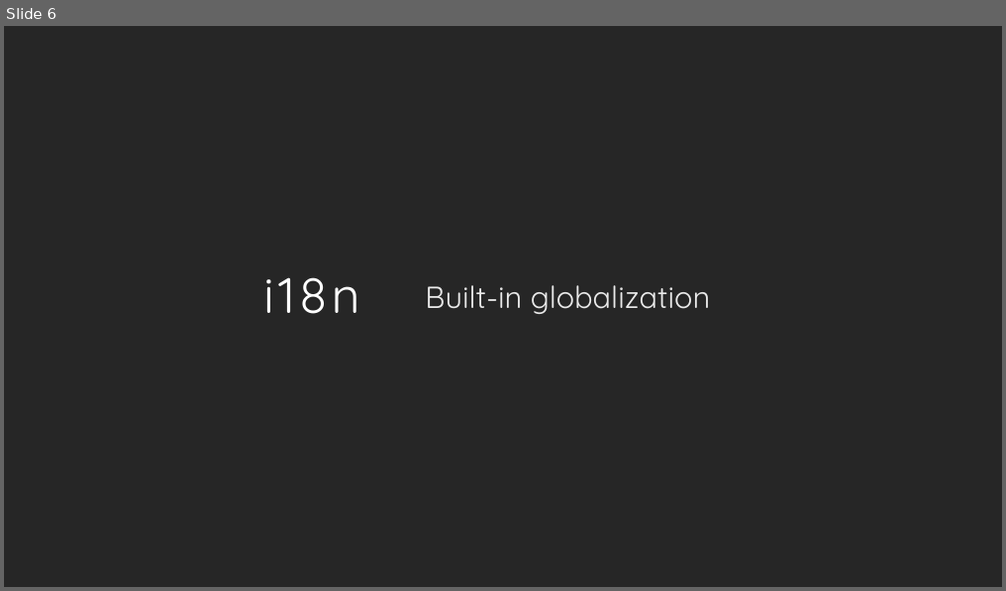
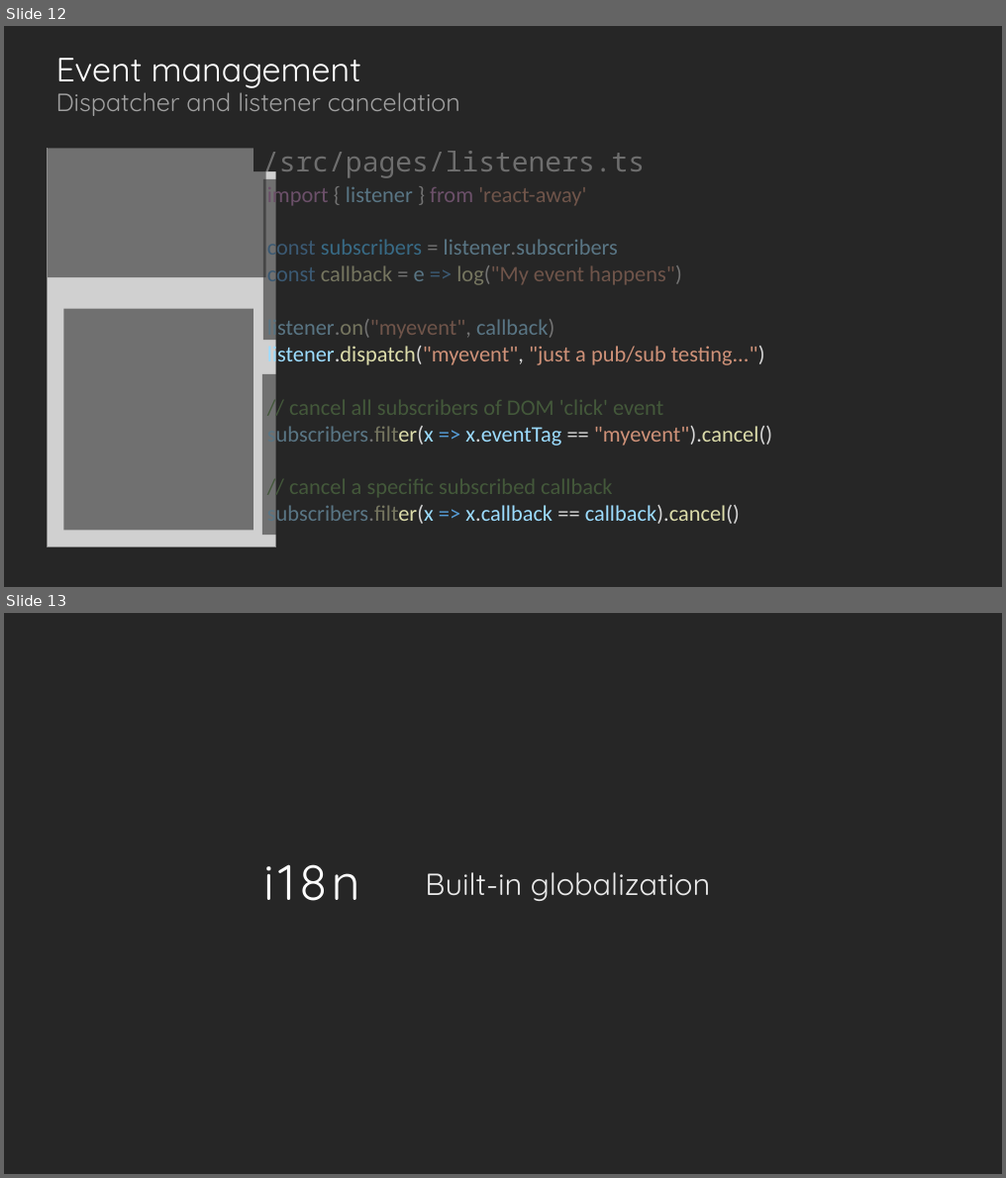
Before and after one commit to jsenaribeiro/react-away, a slide deck: doc/slides/tutorial.pptx. Shown one above the other, each under a label of ours: slide 6 before the commit, slides 12 and 13 after it. The pictures are 1006x591 and 1006x1178 pixels, drawn with LibreOffice and Linux fonts; fonts in the diff are those of the drawing; grey boxes stand for pictures; background and template pictures are left out. Boxes give left, top, right and bottom in pixels: in the first picture for what was removed or moved away, otherwise in the second. Text is boxed around its words. In the diff, an @@ line names an element or a change of style, - is before the commit and + after.

```diff
--- a/doc/slides/tutorial.pptx
+++ b/doc/slides/tutorial.pptx
@@ slide 12 added at (x1=4, y1=26, x2=1002, y2=587), background #262626 @@
@@ title added at (x1=56, y1=58, x2=361, y2=88), 48.6 pt, text #FFFFFF @@
+Event management
@@ text added at (x1=56, y1=85, x2=460, y2=116), 36 pt, text #BFBFBF at 80% opacity @@
+Dispatcher and listener cancelation
@@ picture added at (x1=47, y1=148, x2=275, y2=547) @@
@@ rectangle added at (x1=48, y1=145, x2=266, y2=277), fill #262626 at 56% opacity @@
@@ text added at (x1=262, y1=151, x2=645, y2=179), 40 pt, text #808080 at 80% opacity @@
+/src/pages/listeners.ts
@@ rectangle added at (x1=263, y1=179, x2=845, y2=340), fill #262626 at 56% opacity @@
@@ text added at (x1=267, y1=183, x2=772, y2=527), 32 pt, text #9CDCFE @@
+import { listener } from 'react-away'
+const subscribers = listener.subscribers
+const callback = e => log("My event happens")
+listener.on("myevent", callback)
+listener.dispatch("myevent", "just a pub/sub testing...")
+// cancel all subscribers of DOM 'click' event
+subscribers.filter(x => x.eventTag == "myevent").cancel()
+// cancel a specific subscribed callback
+subscribers.filter(x => x.callback == callback).cancel()
@@ rectangle added at (x1=63, y1=309, x2=253, y2=531), fill #262626 at 56% opacity @@
@@ rectangle added at (x1=262, y1=374, x2=399, y2=535), fill #262626 at 56% opacity @@
@@ rectangle added at (x1=399, y1=377, x2=786, y2=425), fill #262626 at 56% opacity @@
@@ rectangle added at (x1=398, y1=455, x2=785, y2=501), fill #262626 at 56% opacity @@
@@ what was slide 6 is now slide 13 @@
```
Also in this commit, not shown: 13 slides changed, 13 other slides added, 17 slides removed, 2 other files.
